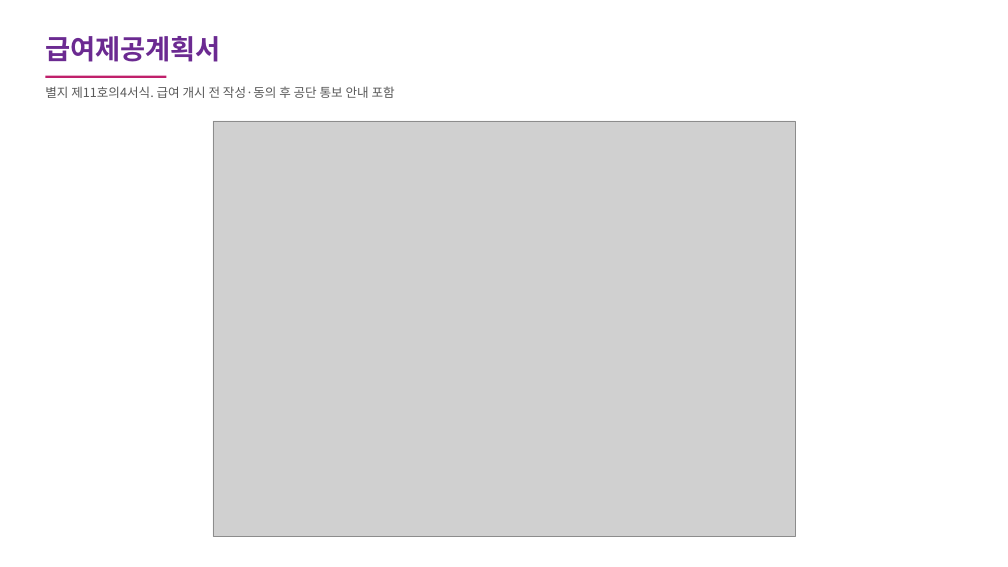
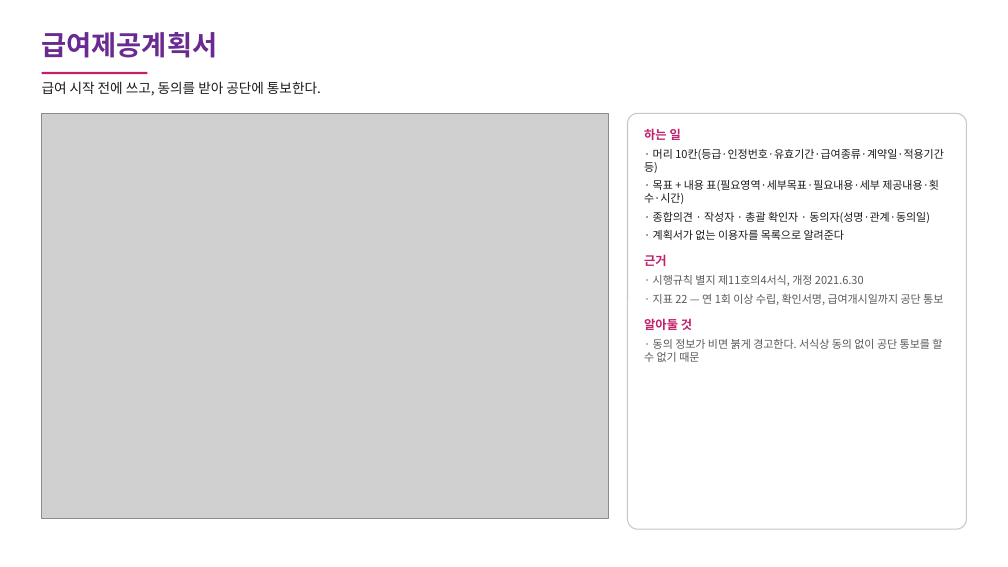
Before and after one commit to carerobot0001-pixel/carerobot-weekly-report, a slide deck: slide 7 of 요양시설스튜디오_화면기록.pptx. Drawn at 1008x567 pixels with LibreOffice and Linux fonts; fonts in the diff are those of the drawing; grey boxes stand for pictures. Boxes give left, top, right and bottom in pixels: in the first picture for what was removed or moved away, otherwise in the second. Text is boxed around its words. In the diff, an @@ line names an element or a change of style, - is before the commit and + after.

```diff
--- a/요양시설스튜디오_화면기록.pptx
+++ b/요양시설스튜디오_화면기록.pptx
@@ text "급여제공계획서" at bbox=[42, 32, 218, 58]: more space between paragraphs @@
@@ rectangle: place and size @@
-rectangle at bbox=[45, 76, 166, 78]
+rectangle at bbox=[42, 72, 147, 74]
@@ text at bbox=[42, 81, 321, 96]: text changed; size 12 to 13 pt; text colour #595959 to #1A1A1A @@
-별지 제11호의4서식. 급여 개시 전 작성·동의 후 공단 통보 안내 포함
+급여 시작 전에 쓰고, 동의를 받아 공단에 통보한다.
@@ picture: place and size @@
-picture at bbox=[213, 121, 796, 537]
+picture at bbox=[42, 113, 609, 519]
@@ rounded rectangle added at bbox=[628, 113, 966, 529], fill #FFFFFF, outline #C7C7C7 1 pt @@
@@ text added at bbox=[644, 128, 944, 362], 10.5 pt, text #1A1A1A @@
+하는 일
+· 머리 10칸(등급·인정번호·유효기간·급여종류·계약일·적용기간 등)
+· 목표 + 내용 표(필요영역·세부목표·필요내용·세부 제공내용·횟수·시간)
+· 종합의견 · 작성자 · 총괄 확인자 · 동의자(성명·관계·동의일)
+· 계획서가 없는 이용자를 목록으로 알려준다
+근거
+· 시행규칙 별지 제11호의4서식, 개정 2021.6.30
+· 지표 22 — 연 1회 이상 수립, 확인서명, 급여개시일까지 공단 통보
+알아둘 것
+· 동의 정보가 비면 붉게 경고한다. 서식상 동의 없이 공단 통보를 할 수 없기 때문
```
Also in this commit, not shown: 15 other slides changed, 15 other files.
